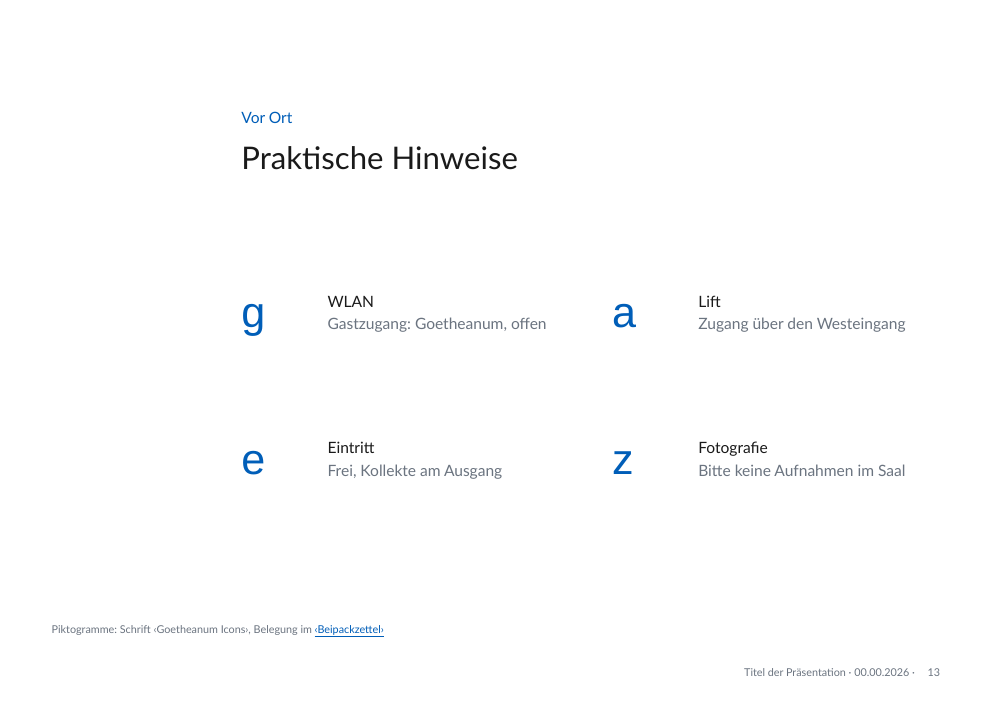
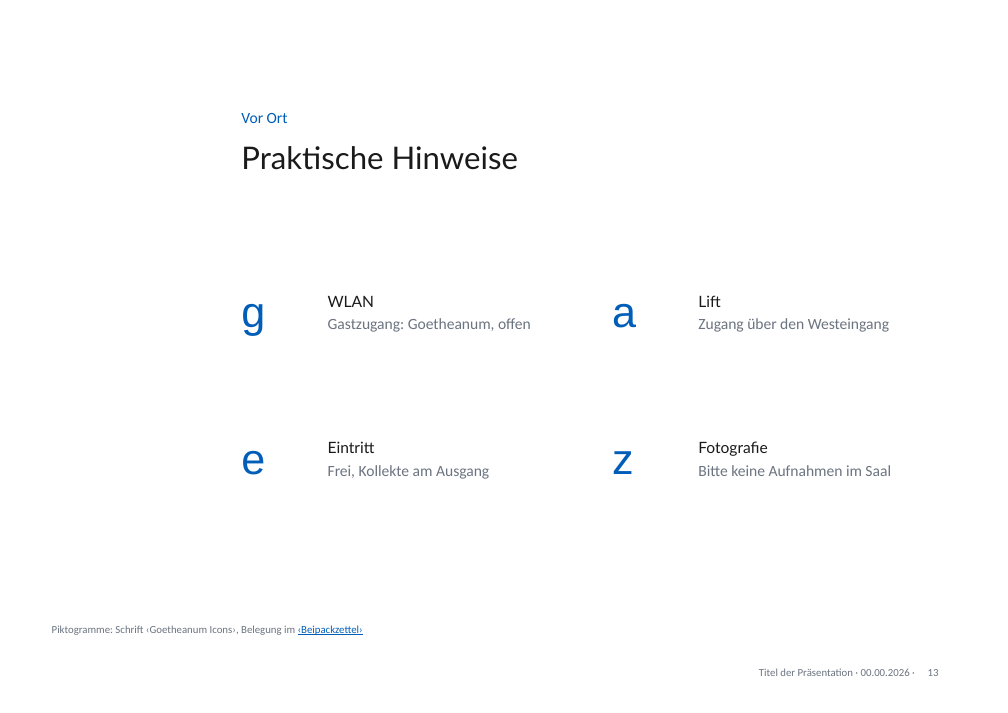
Before and after one commit to phtok/goeloggen, a slide deck: slide 13 of assets/templates/GoetheanumVorlageA4.pptx. Drawn at 1008x713 pixels with LibreOffice and Linux fonts; fonts in the diff are those of the drawing; background and template pictures are left out. Boxes give left, top, right and bottom in pixels: in the first picture for what was removed or moved away, otherwise in the second. Text is boxed around its words. In the diff, an @@ line names an element or a change of style, - is before the commit and + after.

```diff
--- a/assets/templates/GoetheanumVorlageA4.pptx
+++ b/assets/templates/GoetheanumVorlageA4.pptx
@@ text at box(328, 318, 531, 332): font Lato to Calibri in "Gastzugang: Goetheanum, offen" @@
@@ text at box(698, 318, 889, 332): font Lato to Calibri in "Zugang über den Westeingang" @@
@@ text at box(328, 465, 489, 479): font Lato to Calibri in "Frei, Kollekte am Ausgang" @@
@@ text at box(698, 465, 891, 476): font Lato to Calibri in "Bitte keine Aufnahmen im Saal" @@
@@ font Lato to Calibri in 4 elements at box(241, 113, 288, 123), box(52, 625, 363, 635), box(928, 669, 939, 676), box(759, 668, 910, 676) @@
```
Also in this commit, not shown: 14 other slides changed, 17 other files.
